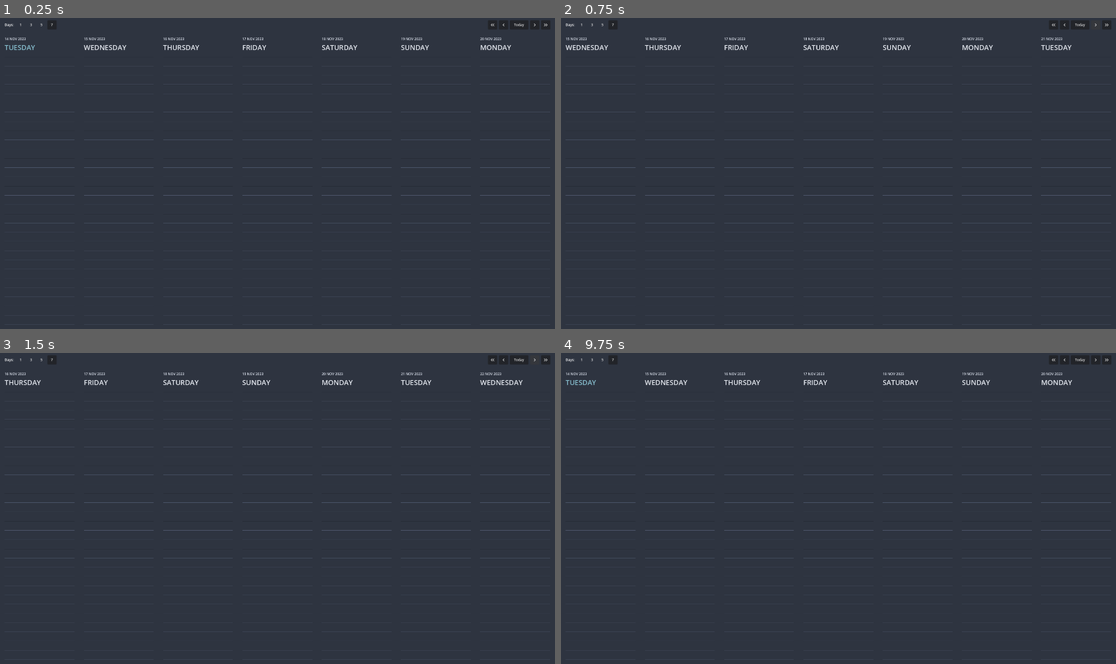
Above: before the commit, frames 1-4 (two rows, left to right).
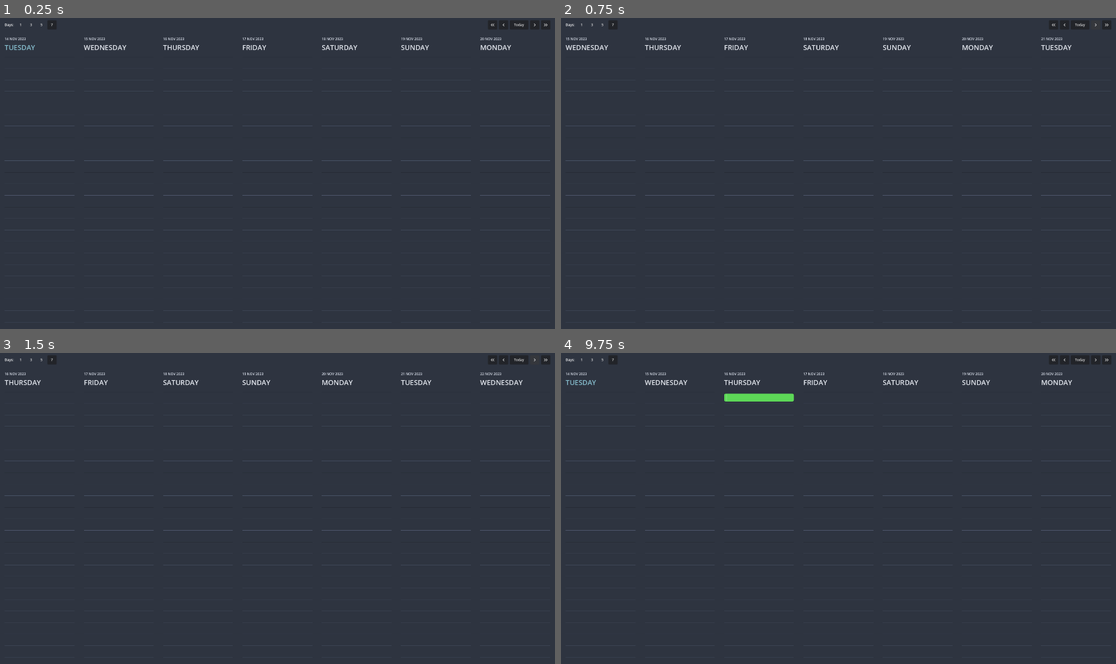
Above: after the commit, the same moments.

Repository: njamster/habituary
Game: Godot game, scene res://main_window/main_window.tscn
Two runs of this game, one before a commit and one after it. Both use one fixed random seed, a clock stepped at 60 frames per second and the inputs below.
Inputs (mouse positions are in pixels of both pictures, inside the frame that each line leads up to):
- Up to frame 1 (0.25 s): no input
- Up to frame 2 (0.75 s): click (1093, 24) at 0.5 s
- Up to frame 3 (1.5 s): click (532, 359) at 1.25 s
- Up to frame 4 (9.75 s): click (1104, 359) at 2 s; click (1104, 359) at 2.75 s; click "1" at 3.5 s; click "3" at 4.25 s; click "5" at 5 s; click "7" at 5.75 s; click (1054, 359) at 6.5 s; click (1066, 359) at 7.25 s; click "Today" at 8 s; tap Enter at 8.75 s; move the mouse to (960, 492) at 8.77 s; hold K (move_up) 8.78-9.5 s; hold Space (toggle_item) 8.78-9.5 s; click (960, 492) at 8.92 s; drag from (727, 524) to (810, 570) at 9.52 s

The runs differ from the first frame. In frame 1, 0.8% of the frame differs, in the area x 0-100%, y 34-49%; in frame 2, 0.8%; in frame 3, 0.8%; in frame 4, 1.1%, in the area x 0-100%, y 12-49%.
Error in both runs: Assertion failed. (res://custom/resources/date.gd:64)

Commit message:
POC: drag & drop for todo list items

Diff:
--- a/day_panel/day_panel.gd
+++ b/day_panel/day_panel.gd
@@ -15,8 +15,7 @@
 func _ready() -> void:
 	day = day
 
-#const TODO_ITEM := preload("res://day_panel/todo_item/todo_item.tscn")
-#
+
 #var current_day : Date:
 	#set(value):
 		#current_day = value
--- a/day_panel/day_panel.tscn
+++ b/day_panel/day_panel.tscn
@@ -1,7 +1,8 @@
-[gd_scene load_steps=3 format=3 uid="uid://cmdy32v105kli"]
+[gd_scene load_steps=4 format=3 uid="uid://cmdy32v105kli"]
 
 [ext_resource type="Script" path="res://day_panel/day_panel.gd" id="1_bfa8x"]
 [ext_resource type="Texture2D" uid="uid://mvrb0206nsy5" path="res://day_panel/images/line.png" id="1_guso1"]
+[ext_resource type="Script" path="res://day_panel/items.gd" id="3_mdu44"]
 
 [node name="DayPanel" type="VBoxContainer"]
 anchors_preset = 15
@@ -38,12 +39,13 @@
 layout_mode = 2
 size_flags_vertical = 3
 
-[node name="InnerMargin" type="MarginContainer" parent="ScrollContainer"]
+[node name="List" type="MarginContainer" parent="ScrollContainer"]
 layout_mode = 2
 size_flags_horizontal = 3
 size_flags_vertical = 3
+mouse_default_cursor_shape = 1
 
-[node name="Lines" type="TextureRect" parent="ScrollContainer/InnerMargin"]
+[node name="Lines" type="TextureRect" parent="ScrollContainer/List"]
 self_modulate = Color(0.298039, 0.337255, 0.415686, 1)
 layout_mode = 2
 size_flags_horizontal = 3
@@ -51,9 +53,13 @@
 texture = ExtResource("1_guso1")
 stretch_mode = 1
 
-[node name="Items" type="VBoxContainer" parent="ScrollContainer/InnerMargin"]
+[node name="Items" type="VBoxContainer" parent="ScrollContainer/List"]
 unique_name_in_owner = true
 layout_mode = 2
 size_flags_horizontal = 3
 size_flags_vertical = 3
+mouse_default_cursor_shape = 3
 theme_override_constants/separation = 0
+script = ExtResource("3_mdu44")
+
+[connection signal="gui_input" from="ScrollContainer/List/Items" to="ScrollContainer/List/Items" method="_on_gui_input"]
--- /dev/null
+++ b/day_panel/items.gd
@@ -0,0 +1,18 @@
+extends VBoxContainer
+
+const TODO_ITEM := preload("res://day_panel/todo_item/todo_item.tscn")
+
+
+func _on_gui_input(event: InputEvent) -> void:
+	if event is InputEventMouseButton and event.button_index == MOUSE_BUTTON_MASK_LEFT and event.pressed:
+		var new_item := TODO_ITEM.instantiate()
+		add_child(new_item, true)
+		new_item.edit()
+
+
+func _can_drop_data(_at_position: Vector2, data: Variant):
+	return true
+
+
+func _drop_data(_at_position: Vector2, data: Variant) -> void:
+	data.reparent(self)
--- /dev/null
+++ b/day_panel/todo_item/panel.gd
@@ -0,0 +1,20 @@
+extends PanelContainer
+
+
+func _init() -> void:
+	self_modulate = Color(randf(), randf(), randf())
+
+
+func _get_drag_data(at_position: Vector2) -> Variant:
+	var pivot = Control.new()
+
+	var preview = self.duplicate()
+	preview.self_modulate = self.self_modulate
+	preview.modulate.a = 0.6
+	preview.size = self.size
+	preview.position = -at_position
+
+	pivot.add_child(preview)
+	set_drag_preview(pivot)
+
+	return get_parent()
--- a/day_panel/todo_item/todo_item.gd
+++ b/day_panel/todo_item/todo_item.gd
@@ -1,83 +1,109 @@
-extends HBoxContainer
-
-@export var text := "":
-	set(value):
-		var old_value = text
-		text = value
-		if is_inside_tree():
-			%ToDo.text = text
-			if old_value != value:
-				SaveTimer.start()
-
-@export var done := false:
-	set(value):
-		var old_value = done
-		done = value
-		if is_inside_tree():
-			$CheckBox.button_pressed = done
-			if old_value != value:
-				SaveTimer.start()
-
-var previous_focus
+extends MarginContainer
 
 
 func _ready() -> void:
-	# trigger setters manually once
-	text = text
-	done = done
-
-	_on_focus_exited() # poor man's focus highlight :D
+	%Edit.hide()
+	%Label.show()
 
 
-func _on_focus_entered() -> void:
-	modulate.a = 1.0 # poor man's focus highlight :D
-
-
-func _on_focus_exited() -> void:
-	modulate.a = 0.4 # poor man's focus highlight :D
-
-
-func _on_gui_input(event: InputEvent) -> void:
-	if event.is_action_pressed("toggle_item", false, true):
-		self.done = not self.done
-
-
-func edit(side := 0) -> void:
-	%ToDo.hide()
-	%Edit.text = %ToDo.text
-	if side < 0:
-		%Edit.caret_column = 0
-	elif side > 0:
-		%Edit.caret_column = %Edit.text.length()
-	else:
-		%Edit.select()
+func edit() -> void:
+	%Label.hide()
 	%Edit.show()
-	previous_focus = get_viewport().gui_get_focus_owner()
 	%Edit.grab_focus()
 
 
 func _on_edit_text_submitted(new_text: String) -> void:
-	self.text = new_text
-
-	if new_text:
-		previous_focus = null
-		grab_focus()
-	else:
-		%Edit.release_focus()
+	%Label.text = new_text
+	%Edit.hide()
+	%Label.show()
 
 
 func _on_edit_focus_exited() -> void:
-	%Edit.hide()
-
-	if previous_focus:
-		previous_focus.grab_focus()
-		previous_focus = null
-
-	if self.text:
-		%ToDo.show()
+	if %Edit.text:
+		_on_edit_text_submitted(%Edit.text)
 	else:
 		queue_free()
 
 
-func _on_edit_text_changed(_new_text: String) -> void:
-	SaveTimer.start()
+
+#@export var text := "":
+	#set(value):
+		#var old_value = text
+		#text = value
+		#if is_inside_tree():
+			#%ToDo.text = text
+			#if old_value != value:
+				#SaveTimer.start()
+#
+#@export var done := false:
+	#set(value):
+		#var old_value = done
+		#done = value
+		#if is_inside_tree():
+			#$CheckBox.button_pressed = done
+			#if old_value != value:
+				#SaveTimer.start()
+#
+#var previous_focus
+#
+#
+#func _ready() -> void:
+	## trigger setters manually once
+	#text = text
+	#done = done
+#
+	#_on_focus_exited() # poor man's focus highlight :D
+#
+#
+#func _on_focus_entered() -> void:
+	#modulate.a = 1.0 # poor man's focus highlight :D
+#
+#
+#func _on_focus_exited() -> void:
+	#modulate.a = 0.4 # poor man's focus highlight :D
+#
+#
+#func _on_gui_input(event: InputEvent) -> void:
+	#if event.is_action_pressed("toggle_item", false, true):
+		#self.done = not self.done
+#
+#
+#func edit(side := 0) -> void:
+	#%ToDo.hide()
+	#%Edit.text = %ToDo.text
+	#if side < 0:
+		#%Edit.caret_column = 0
+	#elif side > 0:
+		#%Edit.caret_column = %Edit.text.length()
+	#else:
+		#%Edit.select()
+	#%Edit.show()
+	#previous_focus = get_viewport().gui_get_focus_owner()
+	#%Edit.grab_focus()
+#
+#
+#func _on_edit_text_submitted(new_text: String) -> void:
+	#self.text = new_text
+#
+	#if new_text:
+		#previous_focus = null
+		#grab_focus()
+	#else:
+		#%Edit.release_focus()
+#
+#
+#func _on_edit_focus_exited() -> void:
+	#%Edit.hide()
+#
+	#if previous_focus:
+		#previous_focus.grab_focus()
+		#previous_focus = null
+#
+	#if self.text:
+		#%ToDo.show()
+	#else:
+		#queue_free()
+#
+#
+#func _on_edit_text_changed(_new_text: String) -> void:
+	#SaveTimer.start()
--- a/day_panel/todo_item/todo_item.tscn
+++ b/day_panel/todo_item/todo_item.tscn
@@ -1,42 +1,52 @@
-[gd_scene load_steps=3 format=3 uid="uid://v8u8oswwmlf3"]
+[gd_scene load_steps=7 format=3 uid="uid://v8u8oswwmlf3"]
 
+[ext_resource type="Script" path="res://day_panel/todo_item/panel.gd" id="1_cc8dt"]
 [ext_resource type="Script" path="res://day_panel/todo_item/todo_item.gd" id="1_k5aju"]
 
-[sub_resource type="StyleBoxEmpty" id="StyleBoxEmpty_d7cp3"]
+[sub_resource type="StyleBoxFlat" id="StyleBoxFlat_omxiy"]
+content_margin_left = 8.0
+content_margin_top = 2.0
+content_margin_right = 8.0
+content_margin_bottom = 2.0
+bg_color = Color(1, 1, 1, 1)
+corner_radius_top_left = 6
+corner_radius_top_right = 6
+corner_radius_bottom_right = 6
+corner_radius_bottom_left = 6
 
-[node name="TodoItem" type="HBoxContainer"]
+[sub_resource type="StyleBoxEmpty" id="StyleBoxEmpty_3h3so"]
+
+[sub_resource type="StyleBoxEmpty" id="StyleBoxEmpty_0pwns"]
+
+[sub_resource type="StyleBoxEmpty" id="StyleBoxEmpty_4lcjl"]
+
+[node name="ToDoItem" type="MarginContainer"]
 custom_minimum_size = Vector2(0, 40)
-anchors_preset = 15
-anchor_right = 1.0
-anchor_bottom = 1.0
-offset_bottom = -608.0
-grow_horizontal = 2
-grow_vertical = 2
-focus_mode = 2
+offset_top = 3.0
+offset_right = 1920.0
+offset_bottom = 1077.0
+mouse_filter = 0
+theme_override_constants/margin_top = 6
+theme_override_constants/margin_bottom = 7
 script = ExtResource("1_k5aju")
 
-[node name="CheckBox" type="CheckBox" parent="."]
+[node name="Panel" type="PanelContainer" parent="."]
 layout_mode = 2
-focus_mode = 0
+theme_override_styles/panel = SubResource("StyleBoxFlat_omxiy")
+script = ExtResource("1_cc8dt")
 
-[node name="Control" type="PanelContainer" parent="."]
-layout_mode = 2
-size_flags_horizontal = 3
-theme_override_styles/panel = SubResource("StyleBoxEmpty_d7cp3")
-
-[node name="ToDo" type="Label" parent="Control"]
+[node name="Label" type="Label" parent="Panel"]
 unique_name_in_owner = true
 layout_mode = 2
+text = "ToDo"
 
-[node name="Edit" type="LineEdit" parent="Control"]
+[node name="Edit" type="LineEdit" parent="Panel"]
 unique_name_in_owner = true
-visible = false
 layout_mode = 2
-size_flags_vertical = 4
+theme_override_styles/normal = SubResource("StyleBoxEmpty_3h3so")
+theme_override_styles/focus = SubResource("StyleBoxEmpty_0pwns")
+theme_override_styles/read_only = SubResource("StyleBoxEmpty_4lcjl")
+context_menu_enabled = false
 
-[connection signal="focus_entered" from="." to="." method="_on_focus_entered"]
-[connection signal="focus_exited" from="." to="." method="_on_focus_exited"]
-[connection signal="gui_input" from="." to="." method="_on_gui_input"]
-[connection signal="focus_exited" from="Control/Edit" to="." method="_on_edit_focus_exited"]
-[connection signal="text_changed" from="Control/Edit" to="." method="_on_edit_text_changed"]
-[connection signal="text_submitted" from="Control/Edit" to="." method="_on_edit_text_submitted"]
+[connection signal="focus_exited" from="Panel/Edit" to="." method="_on_edit_focus_exited"]
+[connection signal="text_submitted" from="Panel/Edit" to="." method="_on_edit_text_submitted"]
Binary file changed: day_panel/images/line.png
